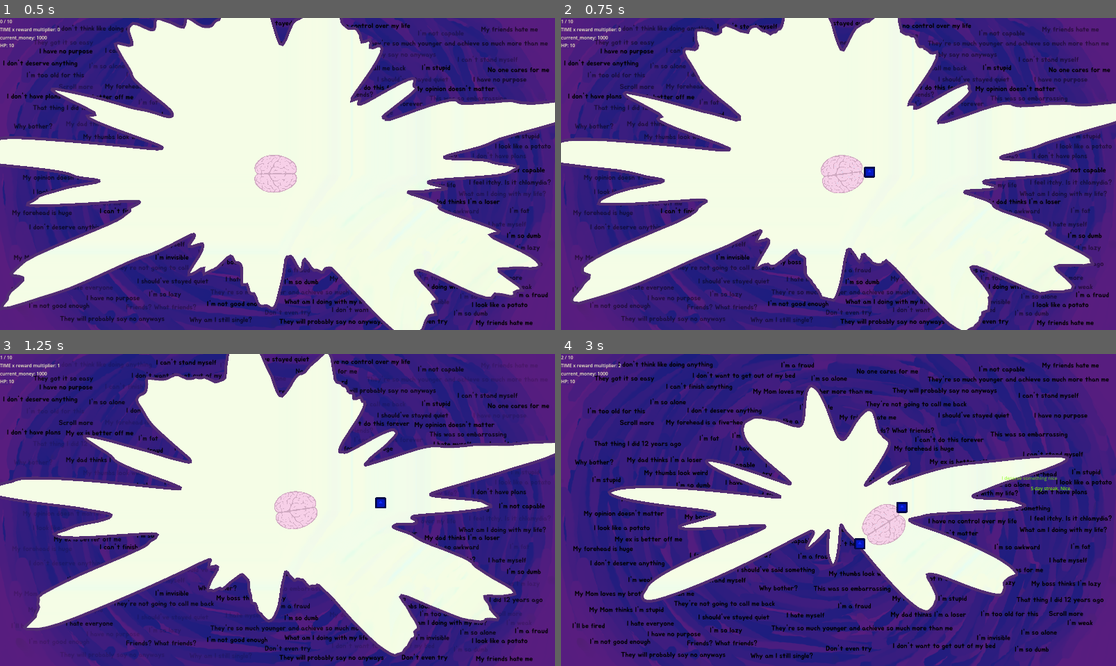
Above: before the commit, frames 1-4 (two rows, left to right).
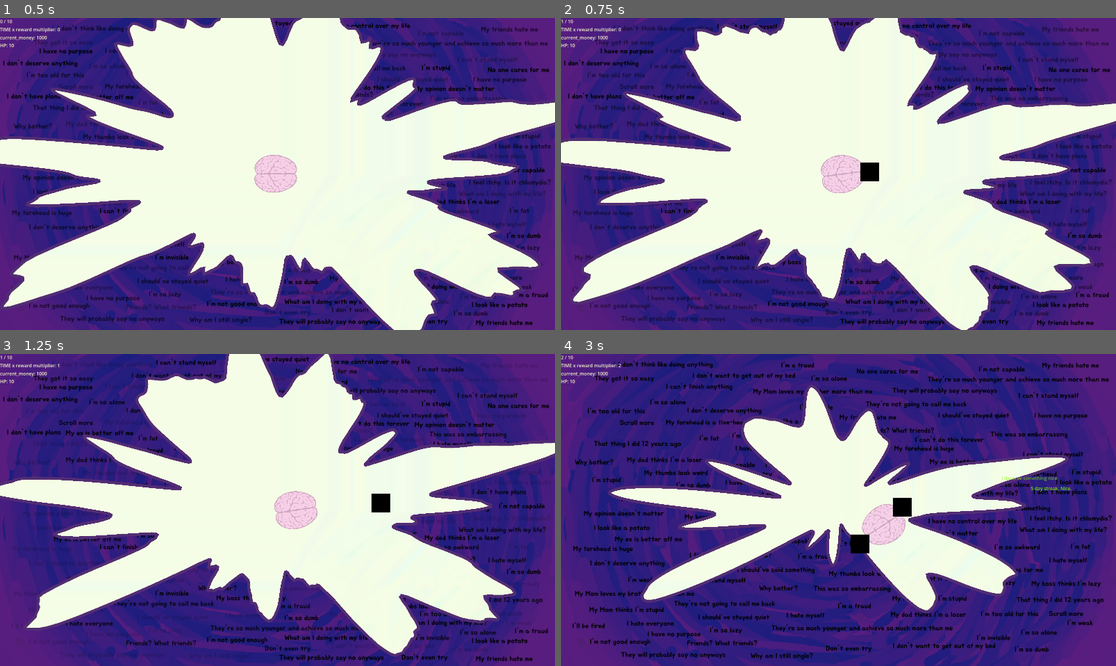
Above: after the commit, the same moments.

Repository: ekaktusz/bullet-hell-jam-7
Game: Godot game, scene res://Scenes/Map/Map.tscn
Same seed, same stepped clock (60 frames per second), same inputs: the game is played once before the commit and once after it. The engine's default icon, where the game draws it, is replaced by a stand-in: a white triangle on a blue panel in a dark square.
Inputs (mouse positions are in pixels of both pictures, inside the frame that each line leads up to):
- Up to frame 1 (0.5 s): no input
- Up to frame 2 (0.75 s): move the mouse to (960, 158) at 0.52 s; hold Right (ui_right) from 0.53 s (still down); click (960, 158) at 0.67 s
- Up to frame 3 (1.25 s): keep holding Right (ui_right)
- Up to frame 4 (3 s): move the mouse to (727, 525) at 1.27 s; release Right (ui_right) at 1.28 s; hold Down (ui_down) 1.28-2.03 s; move the mouse to (894, 441) at 2.02 s; hold Right (ui_right) 2.03-2.78 s; move the mouse to (810, 572) at 2.77 s; hold Up (ui_up) from 2.78 s (still down); click (810, 572) at 2.92 s

Frame 1 is identical in both runs. In frame 2, 0.2% of the frame differs, in the area x 53-58%, y 46-53%; in frame 3, 0.2%; in frame 4, 0.4%, in the area x 52-64%, y 46-64%.

Commit message:
add projectile temp

Diff:
--- a/Scenes/Bullet/bullet.gd
+++ b/Scenes/Bullet/bullet.gd
@@ -1,6 +1,6 @@
 extends CharacterBody2D
 
-@onready var sprite_2d: Sprite2D = $Sprite2D
+@onready var sprite_2d: AnimatedSprite2D = $AnimatedSprite2d
 signal remove_bullet
 signal apply_impact
 signal spawn_bad_though
@@ -43,7 +43,7 @@
 
 func ghost_bullet_chance():
 	self.add_to_group("ghost")
-	sprite_2d.modulate = Color.DIM_GRAY
+	sprite_2d.modulate = Color("A4DAFD")
 
 func fast_bullet_chance():
 	print("fast")
@@ -51,14 +51,14 @@
 	impact_radius = impact_radius
 	velocity = velocity * 2
 	max_bounce = 10
-	sprite_2d.modulate = Color.YELLOW
+	sprite_2d.modulate = Color("F1FCD7")
 
 func heavy_bullet_chance():
 	print("heacy")
 	impact_force *= double_hit * 2
 	impact_radius *= 1.5
 	velocity = velocity / 2
-	sprite_2d.modulate = Color.FIREBRICK
+	sprite_2d.modulate = Color("D0AAC2")
 
 
 func bounce_bullet(normal: Vector2):
--- a/Scenes/Bullet/bullet.tscn
+++ b/Scenes/Bullet/bullet.tscn
@@ -1,10 +1,130 @@
 [gd_scene format=3 uid="uid://cycafl512rjsx"]
 
-[ext_resource type="Texture2D" uid="uid://bpk8mwrd5w4tv" path="res://icon.svg" id="1_v7oki"]
 [ext_resource type="Script" uid="uid://bi5qr57mm8rxe" path="res://Scenes/Bullet/bullet.gd" id="1_v8qja"]
+[ext_resource type="Texture2D" uid="uid://rr3ctcuynn35" path="res://Scenes/Bullet/assets/shot-Sheet.png" id="2_lv0gj"]
 
 [sub_resource type="CircleShape2D" id="CircleShape2D_v8qja"]
 radius = 83.33333
+
+[sub_resource type="AtlasTexture" id="AtlasTexture_nt0l2"]
+atlas = ExtResource("2_lv0gj")
+region = Rect2(0, 0, 1080, 1080)
+
+[sub_resource type="AtlasTexture" id="AtlasTexture_0gc84"]
+atlas = ExtResource("2_lv0gj")
+region = Rect2(1080, 0, 1080, 1080)
+
+[sub_resource type="AtlasTexture" id="AtlasTexture_q443p"]
+atlas = ExtResource("2_lv0gj")
+region = Rect2(2160, 0, 1080, 1080)
+
+[sub_resource type="AtlasTexture" id="AtlasTexture_anrnm"]
+atlas = ExtResource("2_lv0gj")
+region = Rect2(3240, 0, 1080, 1080)
+
+[sub_resource type="AtlasTexture" id="AtlasTexture_sxht6"]
+atlas = ExtResource("2_lv0gj")
+region = Rect2(4320, 0, 1080, 1080)
+
+[sub_resource type="AtlasTexture" id="AtlasTexture_66p3a"]
+atlas = ExtResource("2_lv0gj")
+region = Rect2(5400, 0, 1080, 1080)
+
+[sub_resource type="AtlasTexture" id="AtlasTexture_g14g4"]
+atlas = ExtResource("2_lv0gj")
+region = Rect2(6480, 0, 1080, 1080)
+
+[sub_resource type="AtlasTexture" id="AtlasTexture_fie86"]
+atlas = ExtResource("2_lv0gj")
+region = Rect2(7560, 0, 1080, 1080)
+
+[sub_resource type="AtlasTexture" id="AtlasTexture_uduy3"]
+atlas = ExtResource("2_lv0gj")
+region = Rect2(8640, 0, 1080, 1080)
+
+[sub_resource type="AtlasTexture" id="AtlasTexture_npu26"]
+atlas = ExtResource("2_lv0gj")
+region = Rect2(9720, 0, 1080, 1080)
+
+[sub_resource type="AtlasTexture" id="AtlasTexture_gxw2e"]
+atlas = ExtResource("2_lv0gj")
+region = Rect2(10800, 0, 1080, 1080)
+
+[sub_resource type="AtlasTexture" id="AtlasTexture_17lbq"]
+atlas = ExtResource("2_lv0gj")
+region = Rect2(11880, 0, 1080, 1080)
+
+[sub_resource type="AtlasTexture" id="AtlasTexture_dg6a3"]
+atlas = ExtResource("2_lv0gj")
+region = Rect2(12960, 0, 1080, 1080)
+
+[sub_resource type="AtlasTexture" id="AtlasTexture_6v3kf"]
+atlas = ExtResource("2_lv0gj")
+region = Rect2(14040, 0, 1080, 1080)
+
+[sub_resource type="AtlasTexture" id="AtlasTexture_v7wxw"]
+atlas = ExtResource("2_lv0gj")
+region = Rect2(15120, 0, 1080, 1080)
+
+[sub_resource type="AtlasTexture" id="AtlasTexture_2j017"]
+atlas = ExtResource("2_lv0gj")
+region = Rect2(16200, 0, 1080, 1080)
+
+[sub_resource type="SpriteFrames" id="SpriteFrames_5t5dt"]
+animations = [{
+"frames": [{
+"duration": 1.0,
+"texture": SubResource("AtlasTexture_nt0l2")
+}, {
+"duration": 1.0,
+"texture": SubResource("AtlasTexture_0gc84")
+}, {
+"duration": 1.0,
+"texture": SubResource("AtlasTexture_q443p")
+}, {
+"duration": 1.0,
+"texture": SubResource("AtlasTexture_anrnm")
+}, {
+"duration": 1.0,
+"texture": SubResource("AtlasTexture_sxht6")
+}, {
+"duration": 1.0,
+"texture": SubResource("AtlasTexture_66p3a")
+}, {
+"duration": 1.0,
+"texture": SubResource("AtlasTexture_g14g4")
+}, {
+"duration": 1.0,
+"texture": SubResource("AtlasTexture_fie86")
+}, {
+"duration": 1.0,
+"texture": SubResource("AtlasTexture_uduy3")
+}, {
+"duration": 1.0,
+"texture": SubResource("AtlasTexture_npu26")
+}, {
+"duration": 1.0,
+"texture": SubResource("AtlasTexture_gxw2e")
+}, {
+"duration": 1.0,
+"texture": SubResource("AtlasTexture_17lbq")
+}, {
+"duration": 1.0,
+"texture": SubResource("AtlasTexture_dg6a3")
+}, {
+"duration": 1.0,
+"texture": SubResource("AtlasTexture_6v3kf")
+}, {
+"duration": 1.0,
+"texture": SubResource("AtlasTexture_v7wxw")
+}, {
+"duration": 1.0,
+"texture": SubResource("AtlasTexture_2j017")
+}],
+"loop": true,
+"name": &"default",
+"speed": 24.0
+}]
 
 [sub_resource type="CircleShape2D" id="CircleShape2D_lv0gj"]
 radius = 83.39997
@@ -18,9 +138,12 @@
 [node name="CollisionShape2D" type="CollisionShape2D" parent="." unique_id=691691758]
 shape = SubResource("CircleShape2D_v8qja")
 
-[node name="Sprite2D" type="Sprite2D" parent="." unique_id=404340999]
-modulate = Color(0.06666667, 0.16470589, 1, 1)
-texture = ExtResource("1_v7oki")
+[node name="AnimatedSprite2d" type="AnimatedSprite2D" parent="." unique_id=886263749]
+modulate = Color(0.1254902, 0.20784314, 0.42352942, 1)
+scale = Vector2(0.2, 0.2)
+sprite_frames = SubResource("SpriteFrames_5t5dt")
+autoplay = "default"
+frame_progress = 0.87887084
 
 [node name="Area2D" type="Area2D" parent="." unique_id=2004458116 groups=["bullet"]]
 collision_layer = 9
Binary file added: Scenes/Bullet/assets/shot-Sheet.png
Not shown, added: Scenes/Bullet/assets/shot-Sheet.png.import
